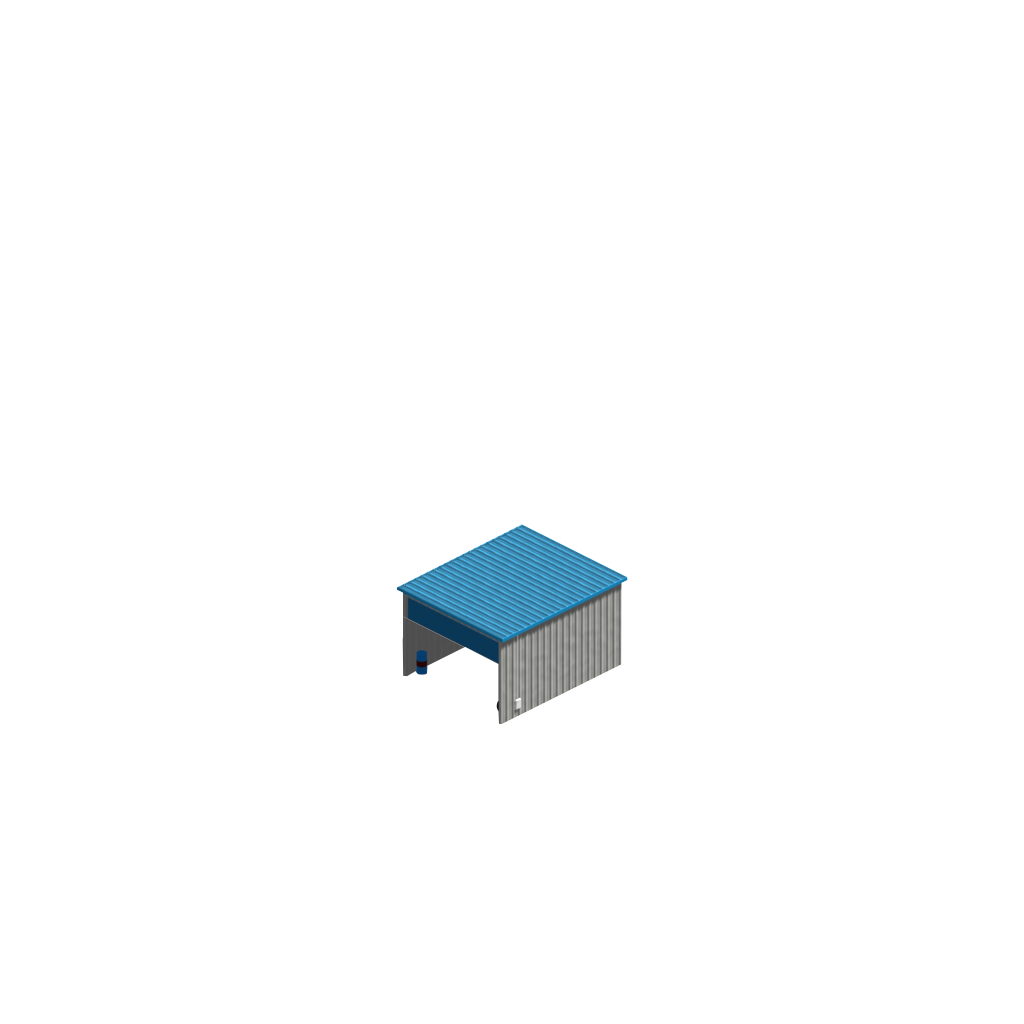
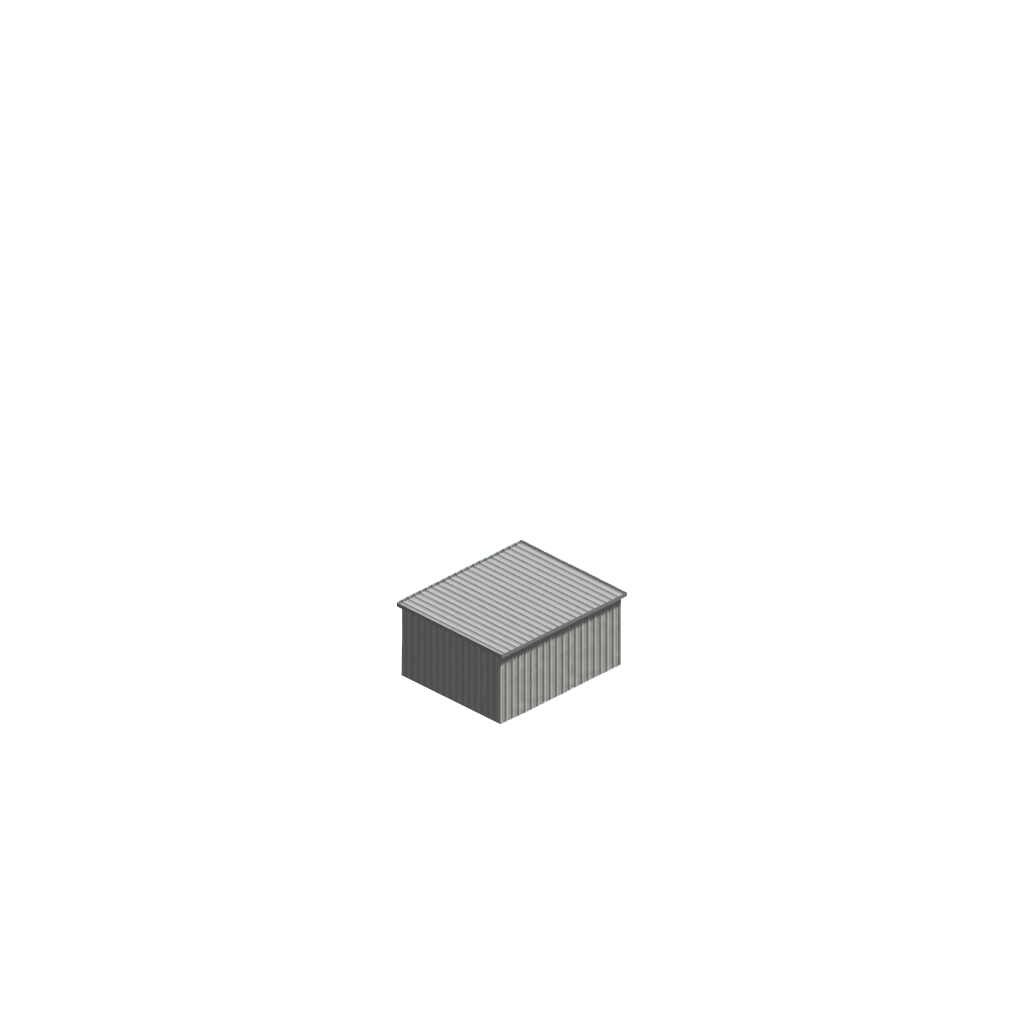
The second 1024 x 1024 image is a revision of the first. Changes to its layers:
removed layer "Eingefügte Ebene" over [401, 616, 466, 677]
renamed "1 #1" to "Mask", painted on it over [397, 540, 627, 659]
painted on "Busdepot_0.png" over [396, 524, 628, 725]
